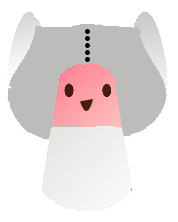
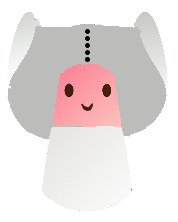
Layers edited between the first and the second (178, 222) image:
showed "small smile" over [81,103,93,111]
hid "surprise" over [80,99,93,111]
